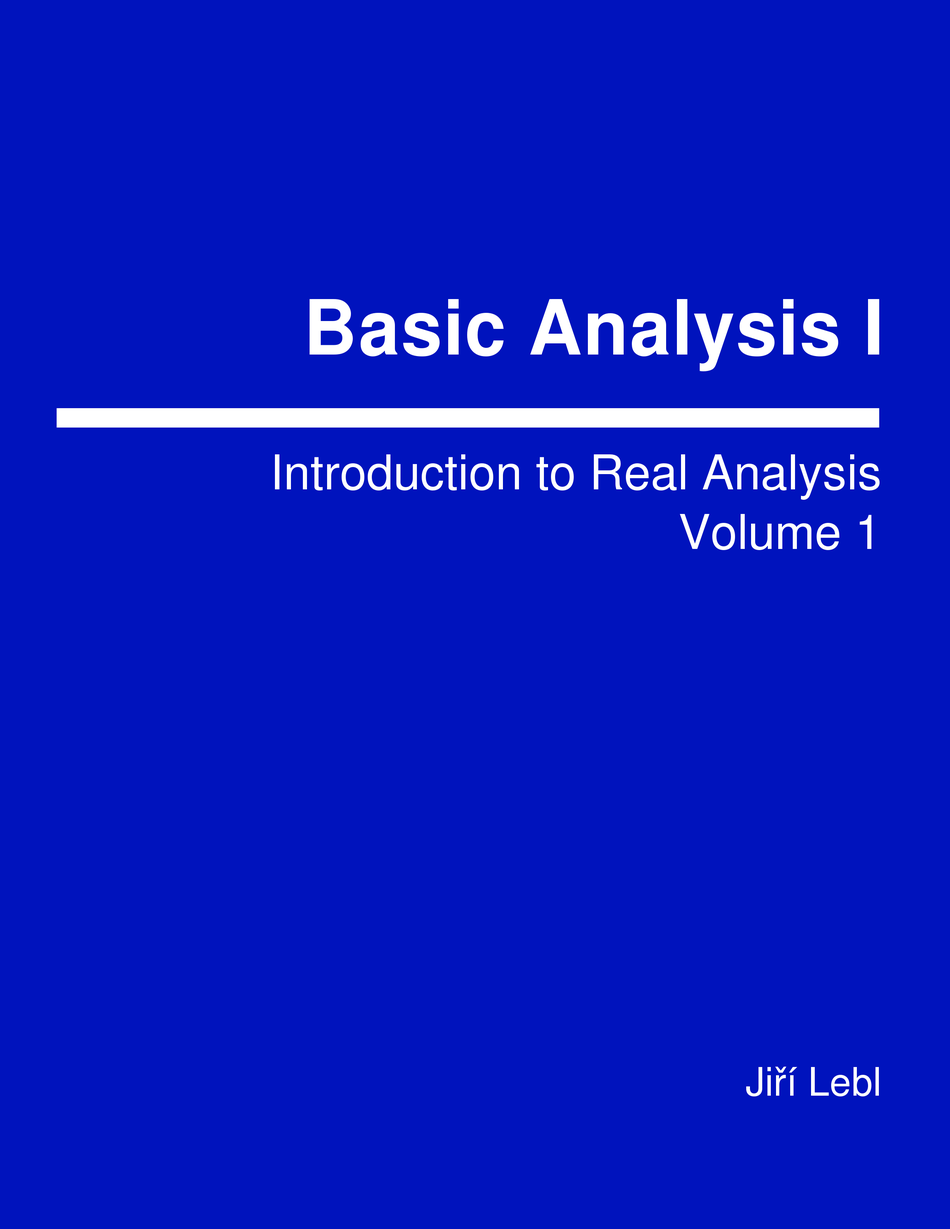
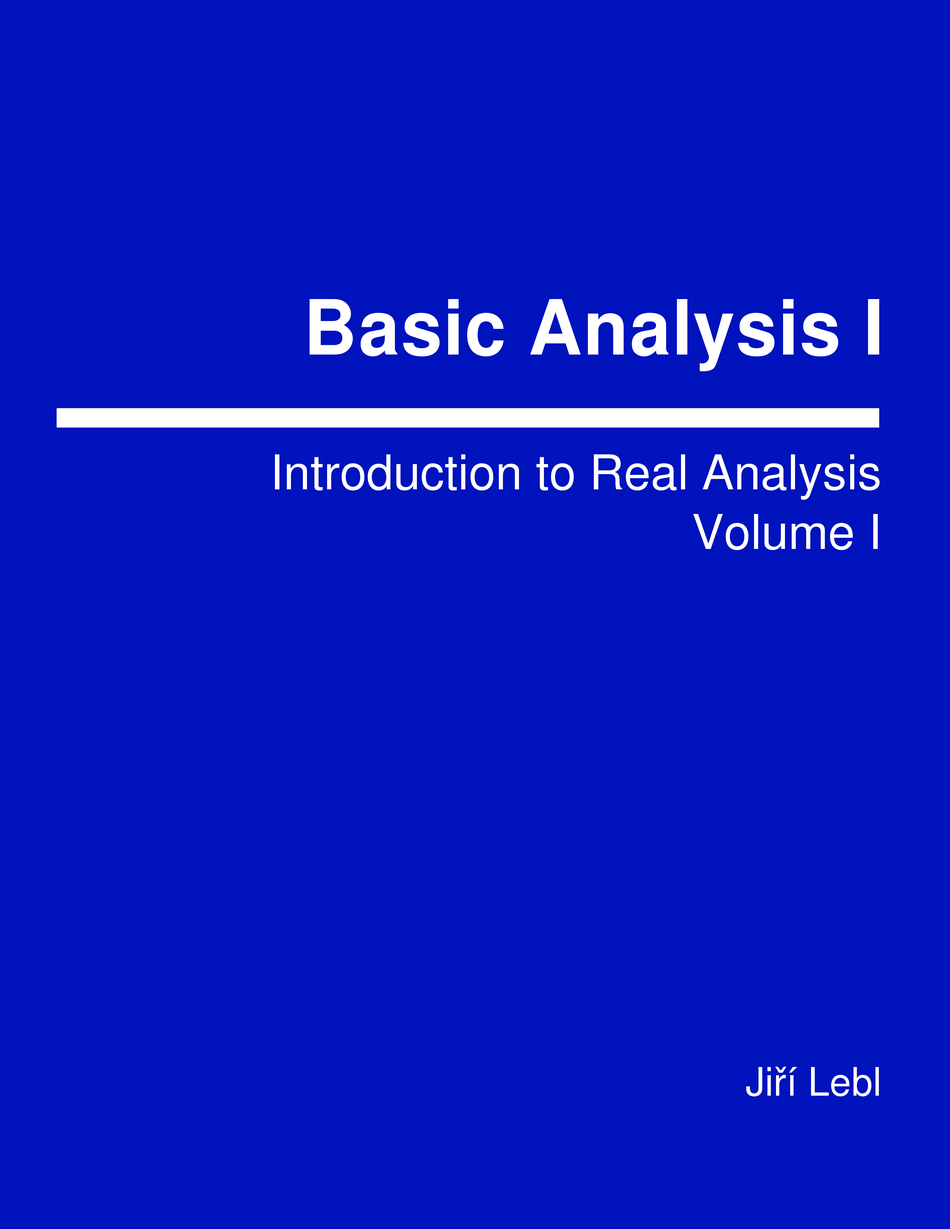
The second w=950, h=1229 image is a revision of the first. Changes to its layers:
painted on "Introduction to Real Analysis ..." over [679, 514, 878, 551]
